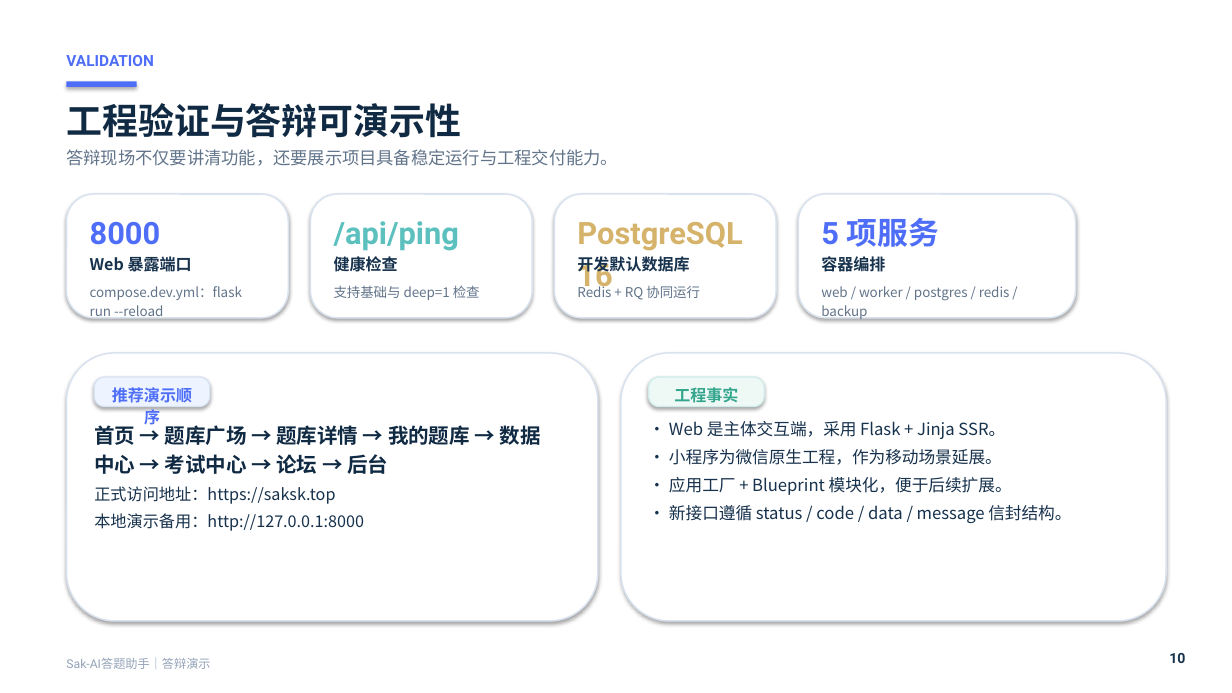
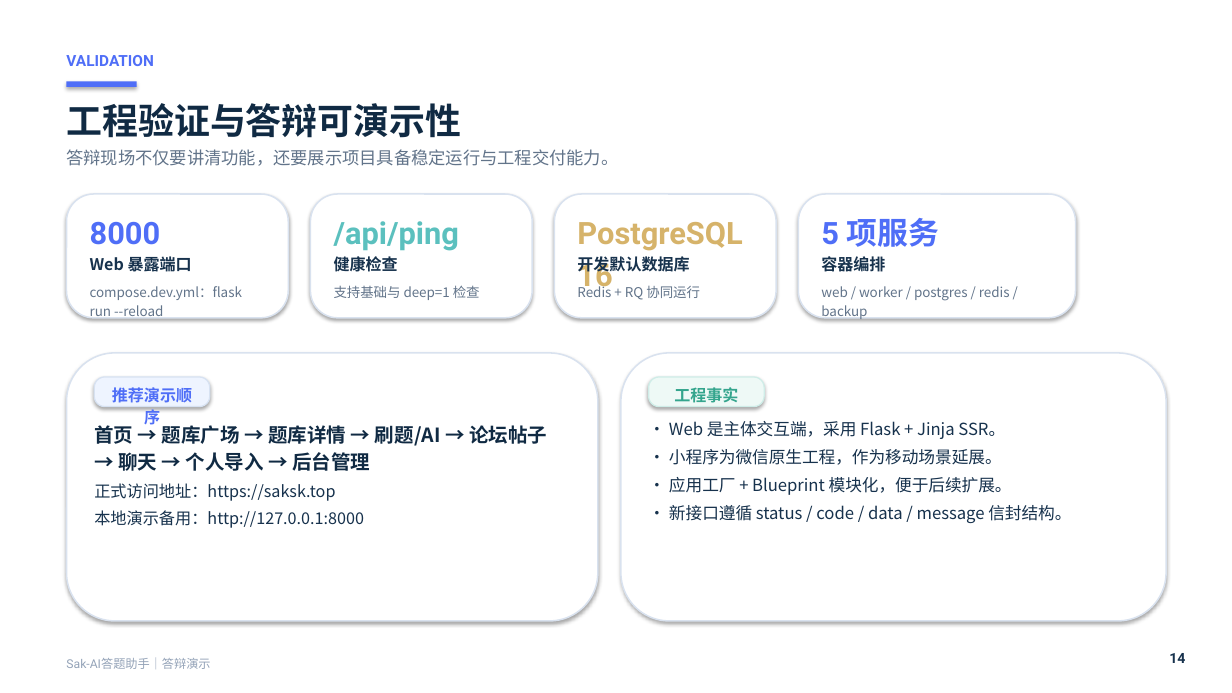
Before and after one commit to Saksk-IT/Ti, a slide deck: slide 14 of output/doc/1软件应用与开发_1Web应用与开发_Sak-AI答题助手/01作品与答辩材料/Sak-AI答题助手-答辩演示PPT.pptx (slide 10 before the commit). Drawn at 1232x693 pixels with LibreOffice and Linux fonts; fonts in the diff are those of the drawing; background and template pictures are left out. Boxes give left, top, right and bottom in pixels: in the first picture for what was removed or moved away, otherwise in the second. Text is boxed around its words. In the diff, an @@ line names an element or a change of style, - is before the commit and + after.

```diff
--- a/output/doc/1软件应用与开发_1Web应用与开发_Sak-AI答题助手/01作品与答辩材料/Sak-AI答题助手-答辩演示PPT.pptx
+++ b/output/doc/1软件应用与开发_1Web应用与开发_Sak-AI答题助手/01作品与答辩材料/Sak-AI答题助手-答辩演示PPT.pptx
@@ text at (x1=94, y1=425, x2=547, y2=471): text changed; size 16 to 15.2 pt @@
-首页 → 题库广场 → 题库详情 → 我的题库 → 数据中心 → 考试中心 → 论坛 → 后台
+首页 → 题库广场 → 题库详情 → 刷题/AI → 论坛帖子 → 聊天 → 个人导入 → 后台管理
@@ text at (x1=1169, y1=653, x2=1185, y2=663): text changed @@
-10
+14
```
Also in this commit, not shown: 3 other slides changed, 5 slides added, 1 slide removed, 11 other files.
